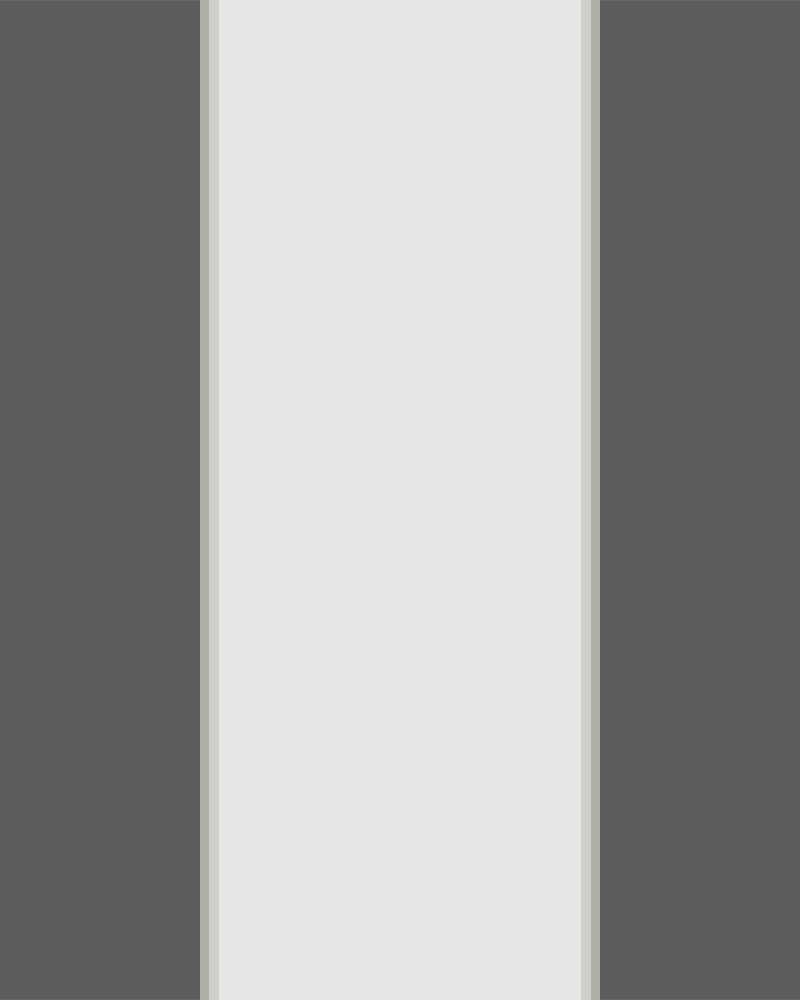
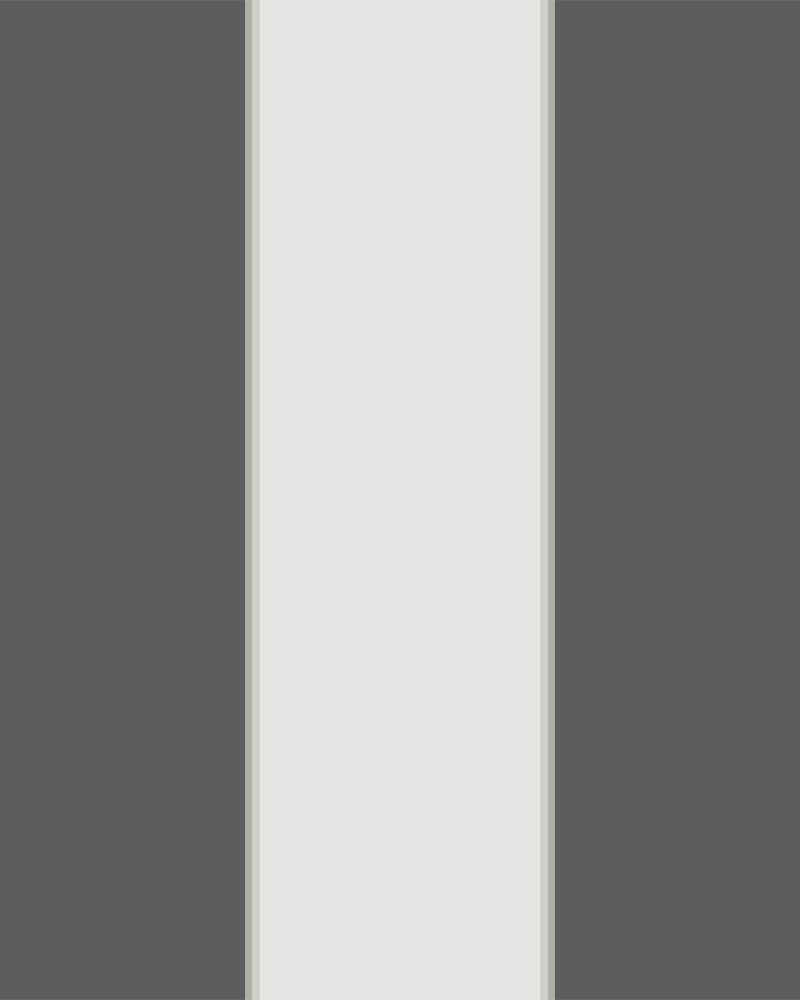
Revision of a layered 800×1000 image; what changed, layer by layer:
painted on "Panel Wall" over [200, 0, 600, 1000]
